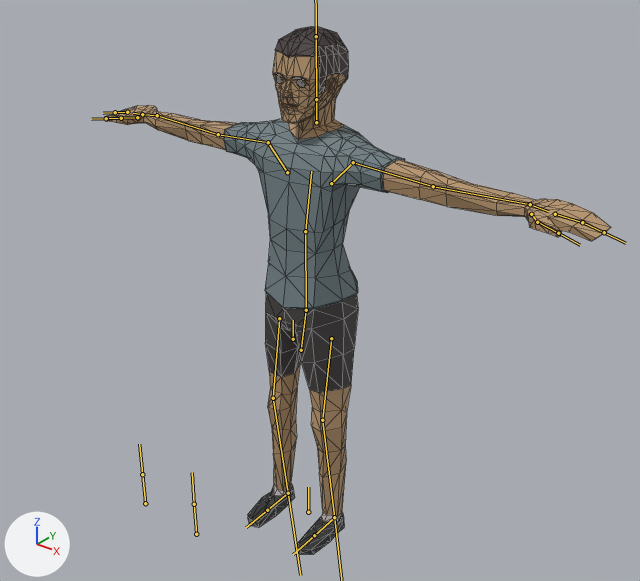
The glTF model Man2.glb, before and after one commit.
Both versions are drawn from a camera (50 mm lens) standing at (4.63, -5.6, 6.05) and looking at (0.25, -0.13, 2.66). Arrows for +X, +Y and +Z are at lower left; the lights stay in place. The bones that bend it are drawn over the model as lines. Mesh edges are drawn as thin lines.

The first picture shows 'BaseHuman'.
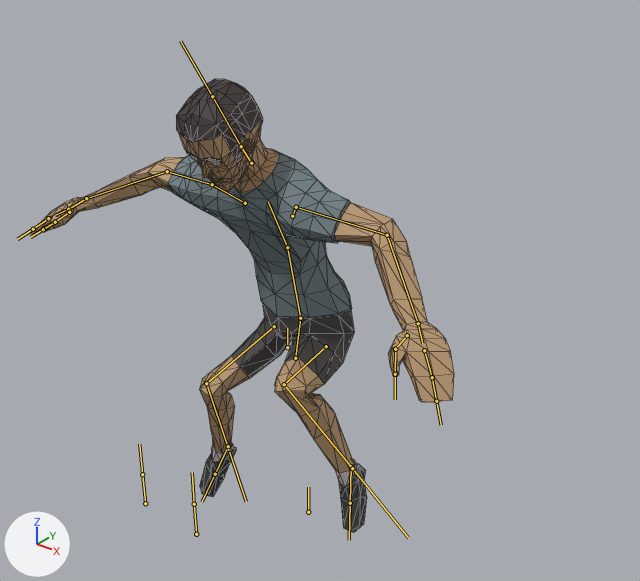
The newer file adds an action. The first version stands in its rest pose; the second is drawn at frame 1 of the action 'HumanArmature|Man_Swinging'.

Changed parts and their boxes [x1, y1, x2, y2] in the pictures (640 x 581 px):
'BaseHuman', posed (16% narrower, 14% shorter): before [105, 27, 611, 554]; after [30, 79, 454, 532]
bone 'Foot.L', root to tip: before (334, 517) to (314, 535); after (351, 466) to (350, 503)
bone 'Body', root to tip: before (293, 339) to (293, 320); after (287, 347) to (287, 328)
bone 'Abdomen', root to tip: before (306, 310) to (305, 231); after (300, 318) to (287, 247)
bone 'Torso', root to tip: before (305, 231) to (311, 171); after (287, 247) to (268, 201)
bone 'Head', root to tip: before (316, 99) to (316, 36); after (241, 146) to (212, 96)
bone 'Shoulder.L', root to tip: before (331, 183) to (353, 162); after (292, 216) to (296, 207)
bone 'UpperArm.L', root to tip: before (353, 162) to (433, 186); after (296, 207) to (387, 235)
bone 'LowerArm.L', root to tip: before (433, 186) to (530, 204); after (387, 235) to (418, 323)
bone 'Thumb1.L', root to tip: before (531, 214) to (537, 222); after (407, 335) to (395, 349)
bone 'Shoulder.R', root to tip: before (287, 172) to (268, 142); after (245, 203) to (212, 184)
bone 'UpperArm.R', root to tip: before (268, 142) to (218, 134); after (212, 184) to (167, 171)
bone 'LowerArm.R', root to tip: before (218, 134) to (157, 115); after (167, 171) to (86, 198)
bone 'Thumb1.R', root to tip: before (137, 117) to (121, 118); after (69, 212) to (55, 222)
bone 'UpperLeg.L', root to tip: before (331, 338) to (322, 420); after (326, 346) to (284, 384)
bone 'LowerLeg.L', root to tip: before (322, 420) to (334, 517); after (284, 384) to (352, 468)
bone 'UpperLeg.R', root to tip: before (279, 318) to (273, 398); after (274, 326) to (206, 383)
bone 'LowerLeg.R', root to tip: before (273, 398) to (288, 493); after (206, 383) to (228, 449)
bone 'Foot.R', root to tip: before (288, 493) to (267, 510); after (228, 446) to (215, 474)

The change in detail:
Bone 'Foot.L' (bone_foot_l) moves from (0.0, 0.0, 0.0) to (-0.41, 0.27, 1.02).
Bone 'Foot.L' (bone_foot_l) turns from (0, 0, 0) to (-55, 16, 12) degrees about its own x, y and z.
Bone 'Body' (bone_body) moves from (0.0, 0.0, 0.0) to (0.0, -0.05, 0.08).
Bone 'Abdomen' (bone_abdomen) turns from (0, 0, 0) to (13, 0, 0) degrees about its own x, y and z.
Bone 'Torso' (bone_torso) turns from (0, 0, 0) to (22, 0, 0) degrees about its own x, y and z.
Bone 'Head' (bone_head) turns from (0, 0, 0) to (-3, 0, 0) degrees about its own x, y and z.
Bone 'Shoulder.L' (bone_shoulder_l) moves from (0.0, 0.0, 0.0) to (0.01, 0.01, 0.0).
Bone 'Shoulder.L' (bone_shoulder_l) turns from (0, 0, 0) to (9, -10, 5) degrees about its own x, y and z.
Bone 'UpperArm.L' (bone_upperarm_l) turns from (0, 0, 0) to (-19, 19, 14) degrees about its own x, y and z.
Bone 'LowerArm.L' (bone_lowerarm_l) turns from (0, 0, 0) to (22, -37, -59) degrees about its own x, y and z.
Bone 'Thumb1.L' (bone_thumb1_l) moves from (0.0, 0.0, 0.0) to (0.02, -0.03, 0.0).
Bone 'Shoulder.R' (bone_shoulder_r) moves from (0.0, 0.0, 0.0) to (-0.01, 0.01, 0.0).
Bone 'Shoulder.R' (bone_shoulder_r) turns from (0, 0, 0) to (10, 11, -5) degrees about its own x, y and z.
Bone 'UpperArm.R' (bone_upperarm_r) turns from (0, 0, 0) to (-9, -6, -14) degrees about its own x, y and z.
Bone 'LowerArm.R' (bone_lowerarm_r) turns from (0, 0, 0) to (5, 36, 38) degrees about its own x, y and z.
Bone 'Thumb1.R' (bone_thumb1_r) moves from (0.0, 0.0, 0.0) to (0.01, 0.0, 0.02).
Bone 'Thumb1.R' (bone_thumb1_r) turns from (0, 0, 0) to (26, -13, 7) degrees about its own x, y and z.
Bone 'UpperLeg.L' (bone_upperleg_l) turns from (0, 0, 0) to (-82, -11, -19) degrees about its own x, y and z.
Bone 'LowerLeg.L' (bone_lowerleg_l) turns from (0, 0, 0) to (103, -2, 20) degrees about its own x, y and z.
Bone 'UpperLeg.R' (bone_upperleg_r) turns from (0, 0, 0) to (-55, 5, 16) degrees about its own x, y and z.
Bone 'LowerLeg.R' (bone_lowerleg_r) turns from (0, 0, 0) to (70, -5, -9) degrees about its own x, y and z.
Bone 'Foot.R' (bone_foot_r) moves from (0.0, 0.0, 0.0) to (0.49, 0.35, 0.59).
Bone 'Foot.R' (bone_foot_r) turns from (0, 0, 0) to (-58, -8, -5) degrees about its own x, y and z.
